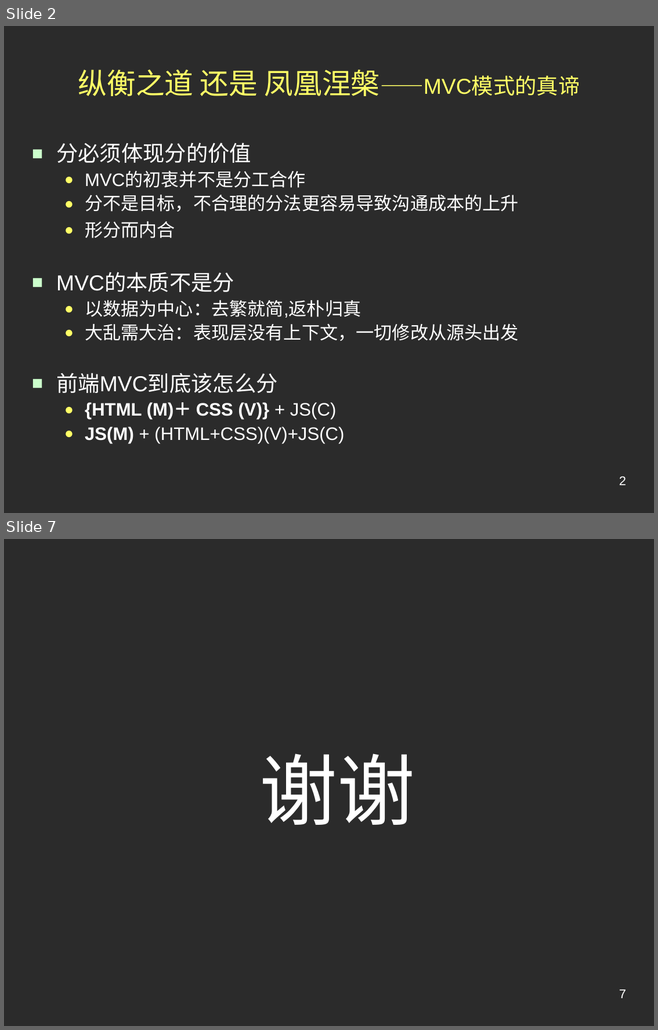
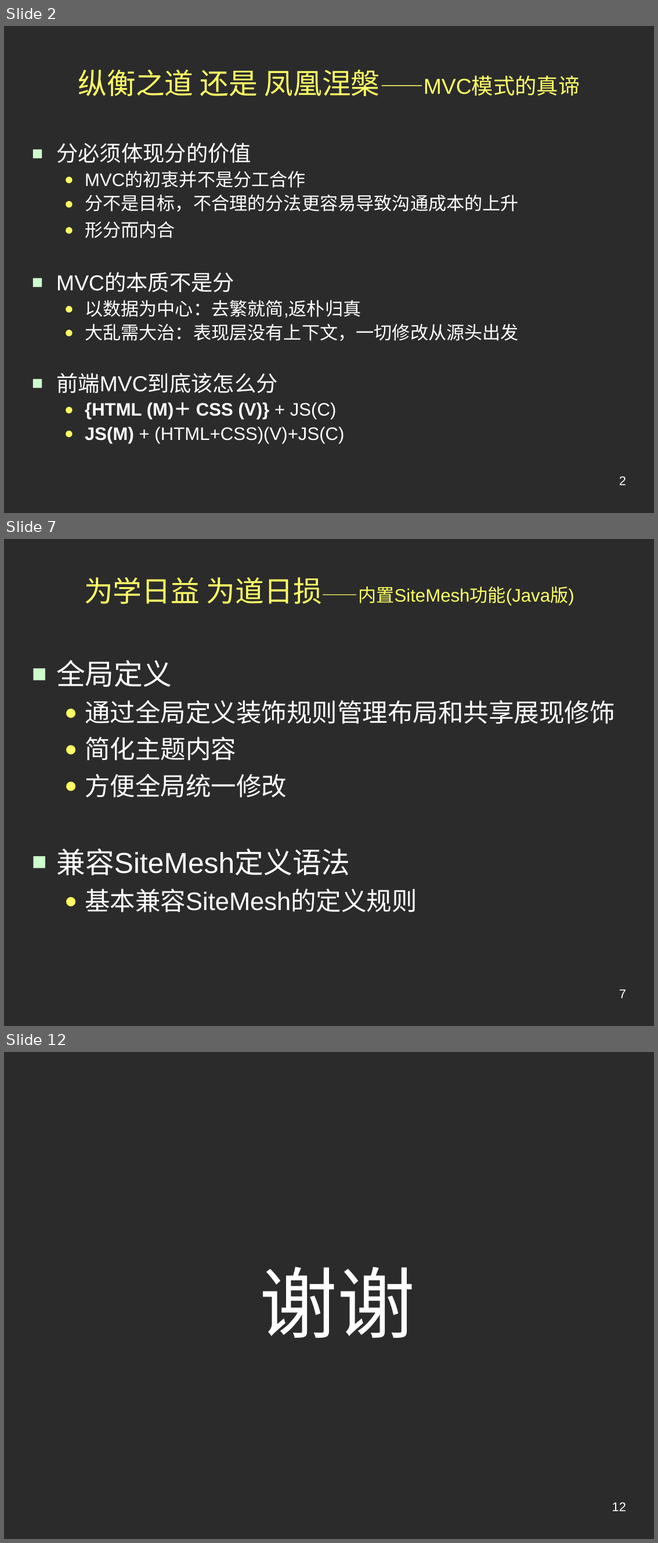
Before and after one commit to jindw/lite, a slide deck: trunk/Lite/web/doc/Preview.ppt. Shown one above the other, each under a label of ours: slides 2 and 7 before the commit, slides 2, 7 and 12 after it; the slides between them are not shown. The pictures are 658x1030 and 658x1543 pixels, drawn with LibreOffice and Linux fonts; fonts in the diff are those of the drawing; background and template pictures are left out; a plain dark background stands for a picture behind light text. Boxes give left, top, right and bottom in pixels: in the first picture for what was removed or moved away, otherwise in the second. Text is boxed around its words. In the diff, an @@ line names an element or a change of style, - is before the commit and + after.

```diff
--- a/trunk/Lite/web/doc/Preview.ppt
+++ b/trunk/Lite/web/doc/Preview.ppt
@@ slide 7 added at (x1=4, y1=539, x2=654, y2=1026), background picture (left out) @@
@@ title added at (x1=84, y1=577, x2=574, y2=606), 20 pt, text #FFFF66 @@
+为学日益 为道日损——内置SiteMesh功能(Java版)
@@ text added at (x1=56, y1=660, x2=614, y2=913), 28 pt, text #FFFFFF @@
+■ 全局定义
+  ● 通过全局定义装饰规则管理布局和共享展现修饰
+  ● 简化主题内容
+  ● 方便全局统一修改
+■ 兼容SiteMesh定义语法
+  ● 基本兼容SiteMesh的定义规则
@@ page number added at (x1=619, y1=990, x2=626, y2=998), 14 pt, text #FFFFFF @@
+7
@@ what was slide 7 is now slide 12 @@
@@ page number at (x1=612, y1=1503, x2=626, y2=1511): text changed @@
-7
+12
```
Also in this commit, not shown: 4 slides changed, 4 other slides added.
